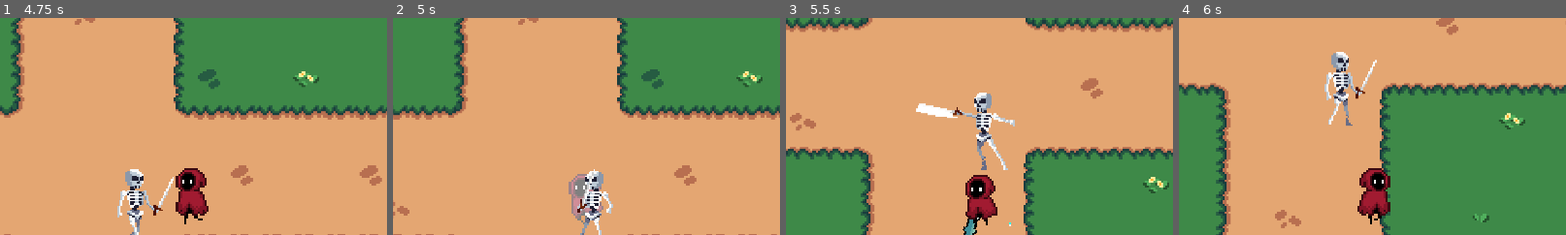
Above: before the commit, frames 1-4 (left to right).
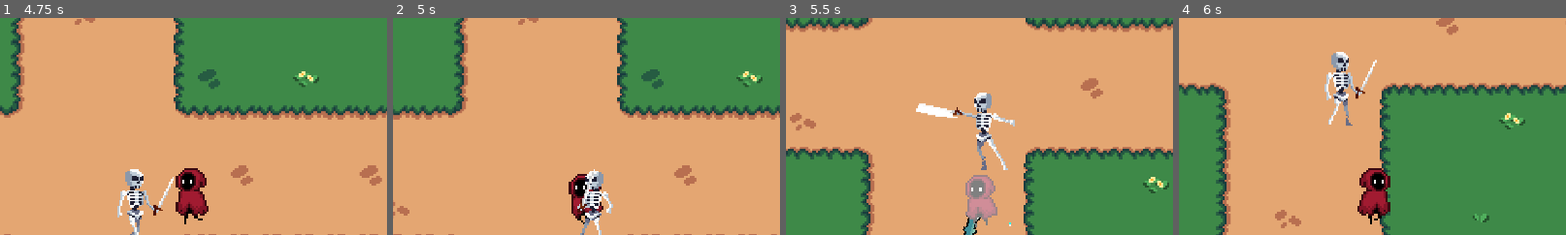
Above: after the commit, the same moments.

Repository: Jerga99/godot-2d-game-course
Game: Godot game, scene res://scenes/play_scene.tscn
The game is run twice, just before and just after one commit, with the same random seed, the same clock (stepped at 60 frames per second) and the same inputs.
Inputs (mouse positions are % of the whole screen's width and height, from its top left):
- Up to frame 1 (4.75 s): move the mouse to (72, 45) at 0.52 s; hold D (right) 0.53-1.28 s; tap one key every 0.75 s from 0.6 s: 1 (ability_1) 2 (ability_2) 3 (ability_3) 1 (ability_1) 2 (ability_2) 3 (ability_3); move the mouse to (30, 55) at 1.27 s; hold S (down) 1.28-2.03 s; move the mouse to (60, 28) at 2.02 s; hold D (right) 2.03-2.78 s; move the mouse to (45, 70) at 2.77 s; hold W (up) 2.78-3.53 s; move the mouse to (80, 65) at 3.52 s; hold A (left) from 3.53 s (still down); move the mouse to (20, 35) at 4.27 s
- Up to frame 2 (5 s): keep holding A (left)
- Up to frame 3 (5.5 s): move the mouse to (55, 50) at 5.02 s; release A (left) at 5.03 s; hold S (down) from 5.03 s (still down); tap 1 (ability_1) at 5.1 s
- Up to frame 4 (6 s): move the mouse to (35, 25) at 5.77 s; release S (down) at 5.78 s; hold D (right) from 5.78 s (still down); tap 2 (ability_2) at 5.85 s
The pictures show only the part of the screen within x 25-75%, y 10-60%; the shares and areas given below are measured in that part.

Frame 1 is identical in both runs. In frame 2, 0.7% of the frame differs, in the area x 45-55%, y 71-96%; in frame 3, 1.4%, in the area x 46-55%, y 72-97%; in frame 4, nothing differs.

Commit message:
Delay deal damage

Diff:
--- a/scenes/ability/skeleton_slash.tscn
+++ b/scenes/ability/skeleton_slash.tscn
@@ -18,4 +18,5 @@
 
 [node name="AbilityDealDamage" type="Node" parent="."]
 script = ExtResource("4_jboct")
+exec_delay = 0.5
 metadata/_custom_type_script = "uid://bgc4ieq2gc1ey"
--- a/scripts/ability/core/ability_component.gd
+++ b/scripts/ability/core/ability_component.gd
@@ -1,8 +1,13 @@
 class_name AbilityComponent
 extends Node
 
+@export var exec_delay: float = 0.0
+
 func activate(context: AbilityContext):
-	print("Activation component: ", self.name)
+
+	if exec_delay > 0:
+		await get_tree().create_timer(exec_delay).timeout
+
 	_activate(context)
 
 func _activate(context: AbilityContext):
